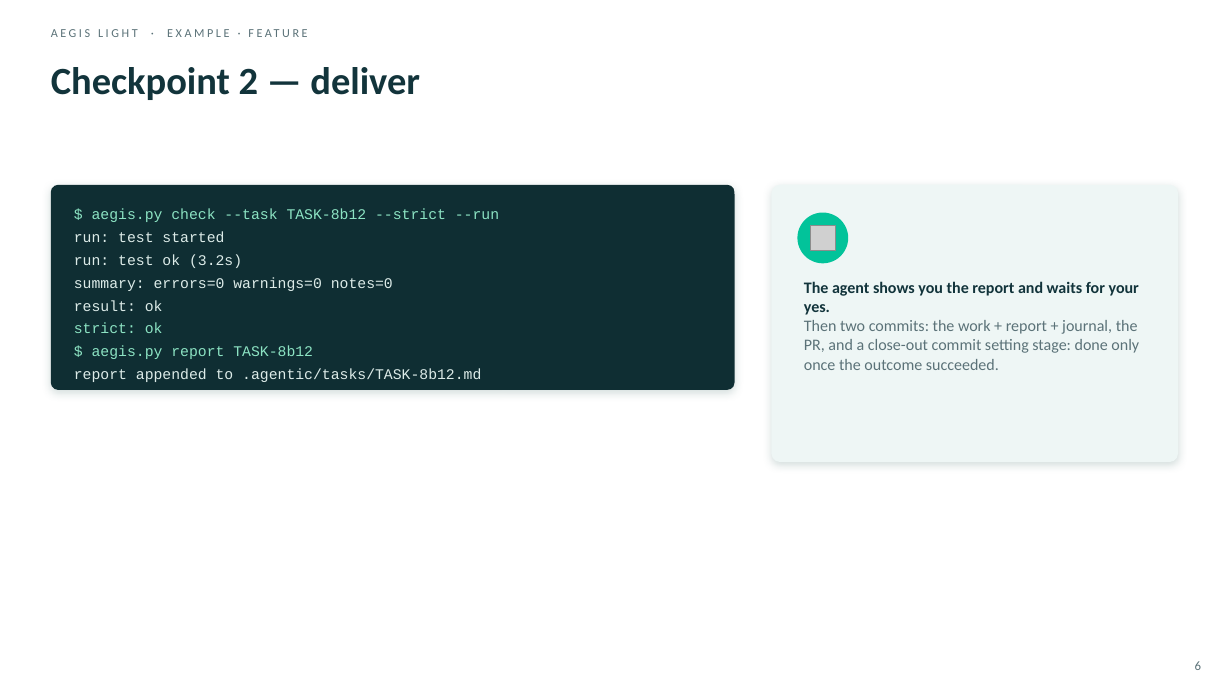
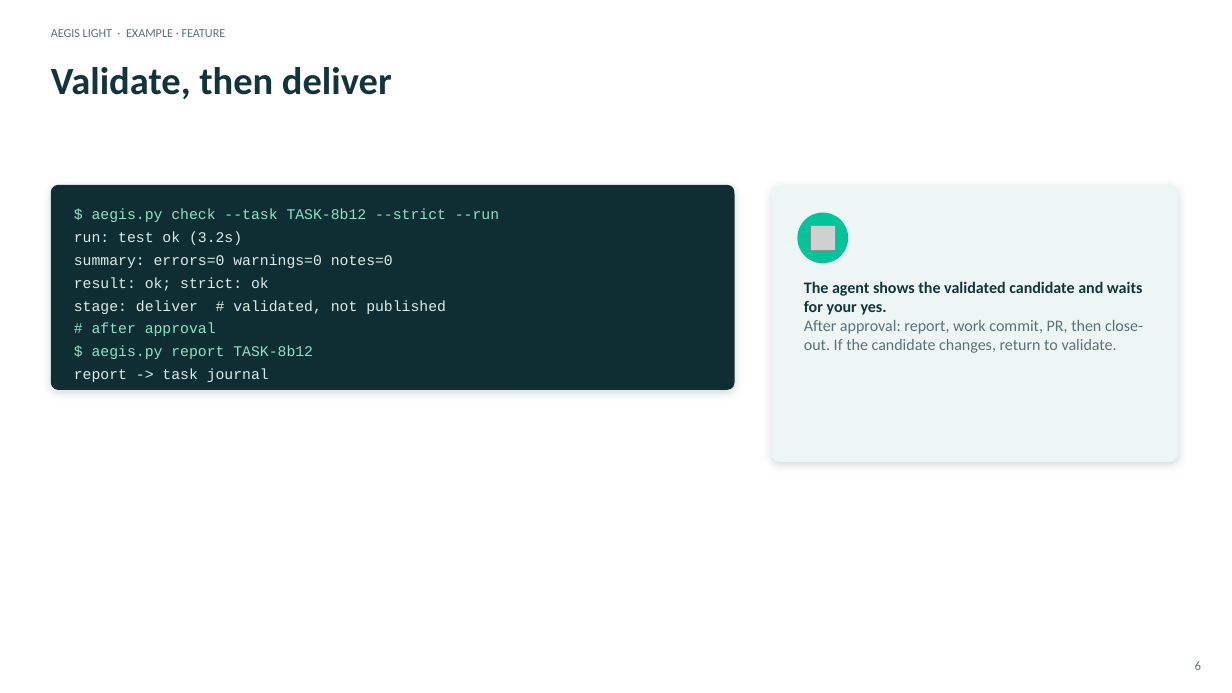
Before and after one commit to DDP-Engineering/Agentic_Engineering_Governance_Integrity_System, a slide deck: slide 6 of 06_SoftwareDocu/AEGIS-Light/03_Example_Feature.pptx. Drawn at 1232x693 pixels with LibreOffice and Linux fonts; fonts in the diff are those of the drawing; grey boxes stand for pictures. Boxes give left, top, right and bottom in pixels: in the first picture for what was removed or moved away, otherwise in the second. Text is boxed around its words. In the diff, an @@ line names an element or a change of style, - is before the commit and + after.

Commit message:
feat(aegis-light): add validate stage and reproducible red evidence
- record exact red test commands, non-zero exits, and expected failure reasons
- split candidate validation from publish-only delivery without a delivery zone
- update plans, tests, guides, and presentation companions for 0.3.0
- deploy the AEGIS Light 0.3.0 payload into this repository

```diff
--- a/06_SoftwareDocu/AEGIS-Light/03_Example_Feature.pptx
+++ b/06_SoftwareDocu/AEGIS-Light/03_Example_Feature.pptx
@@ text "AEGIS LIGHT · EXAMPLE · ..." at [51,29,226,37]: letter spacing 2 to 0 pt @@
@@ text at [51,67,392,99]: text changed @@
-Checkpoint 2 — deliver
+Validate, then deliver
@@ text at [74,231,224,242]: paragraph removed @@
-run: test started
@@ text at [74,277,446,336]: text changed @@
-result: ok
-strict: ok
+result: ok; strict: ok
+stage: deliver # validated, not published
+# after approval
@@ text at [804,281,1143,353]: text changed @@
-The agent shows you the report and waits for your yes.
-Then two commits: the work + report + journal, the PR, and a close-out commit setting stage: done only once the outcome succeeded.
+The agent shows the validated candidate and waits for your yes.
+After approval: report, work commit, PR, then close-out. If the candidate changes, return to validate.
@@ text at [74,368,269,382]: text changed @@
-report appended to .agentic/tasks/TASK-8b12.md
+report -> task journal
```
Also in this commit, not shown: 7 other slides changed, 49 other files.
